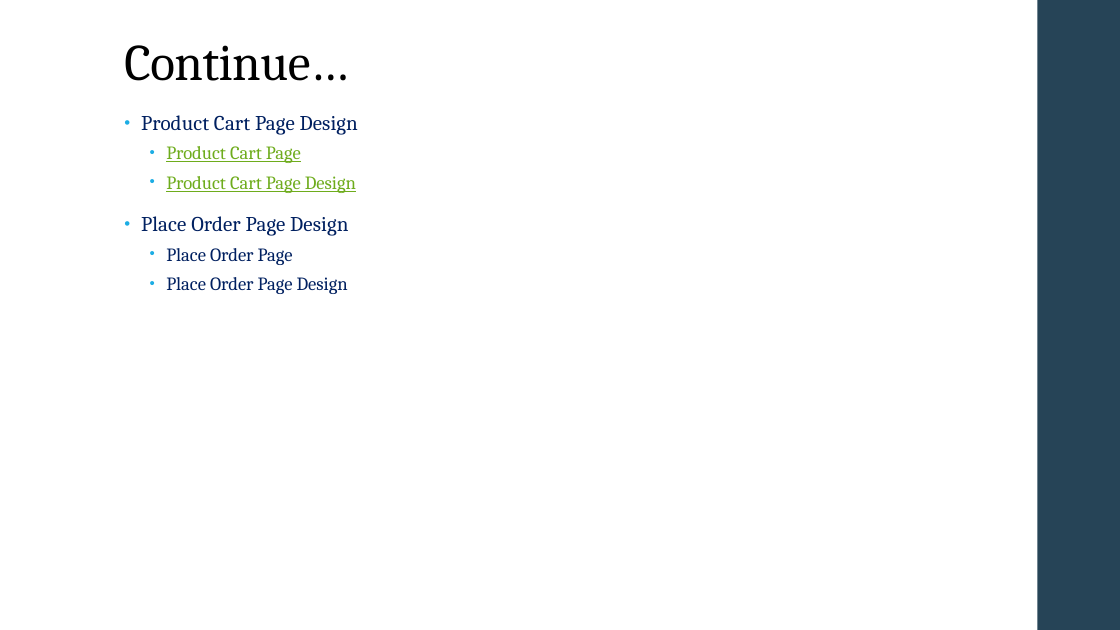
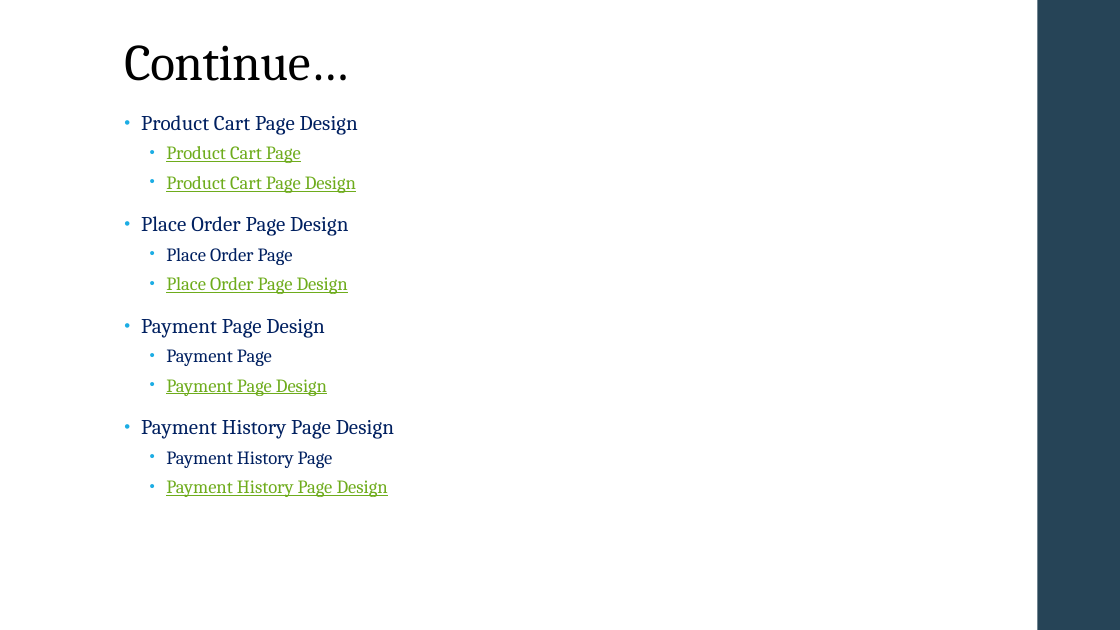
Before and after one commit to vThushy/Vrt_ShoppingCart, a slide deck: slide 3 of Docs/ShoppingCart.pptx. Drawn at 1120x630 pixels with LibreOffice and Linux fonts; fonts in the diff are those of the drawing. Boxes give left, top, right and bottom in pixels: in the first picture for what was removed or moved away, otherwise in the second. Text is boxed around its words. In the diff, an @@ line names an element or a change of style, - is before the commit and + after.

Commit message:
Add sequence diagram for payment and history

```diff
--- a/Docs/ShoppingCart.pptx
+++ b/Docs/ShoppingCart.pptx
@@ text at bbox=[166, 277, 348, 294]: text colour #002060 to #6EAC1C, underline on in "Place Order Page Design" @@
@@ text at bbox=[141, 319, 394, 497]: paragraphs added @@
+• Payment Page Design
+  • Payment Page
+  • Payment Page Design
+• Payment History Page Design
+  • Payment History Page
+  • Payment History Page Design
```
Also in this commit, not shown: 2 slides added, 2 other files.
